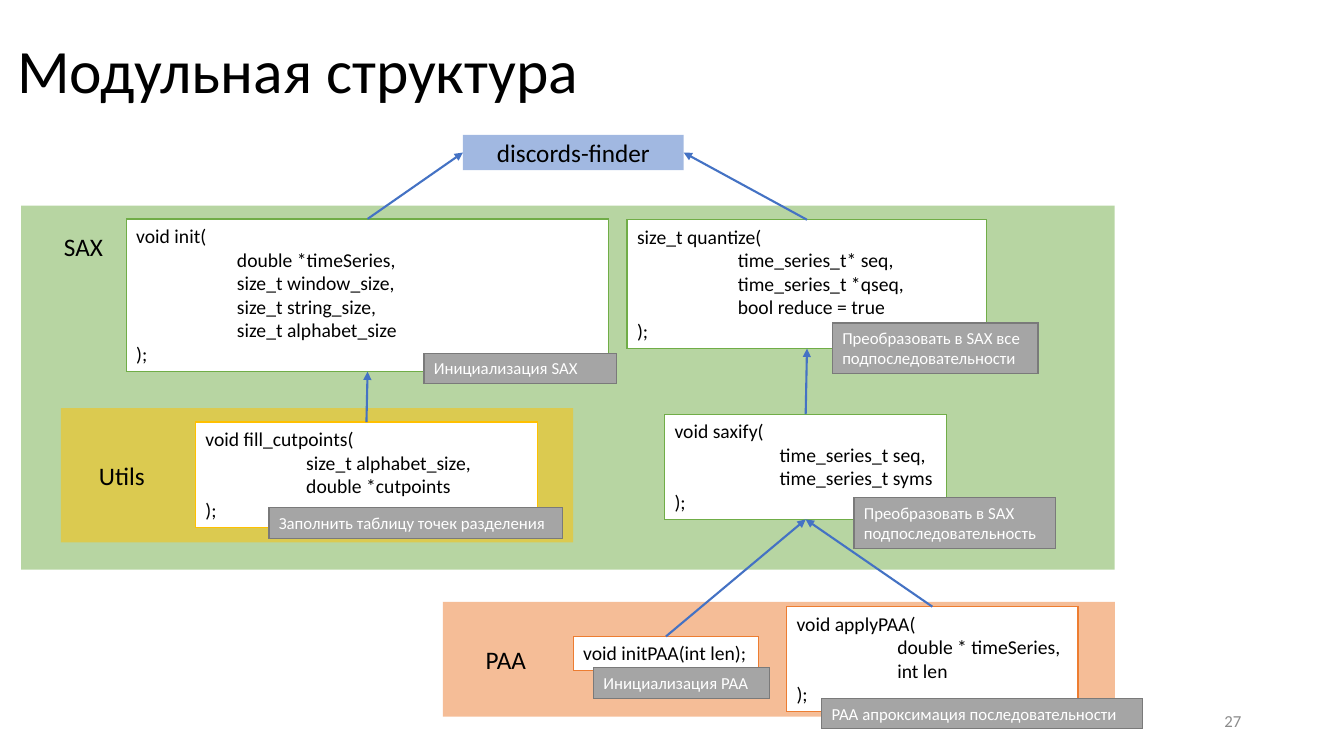
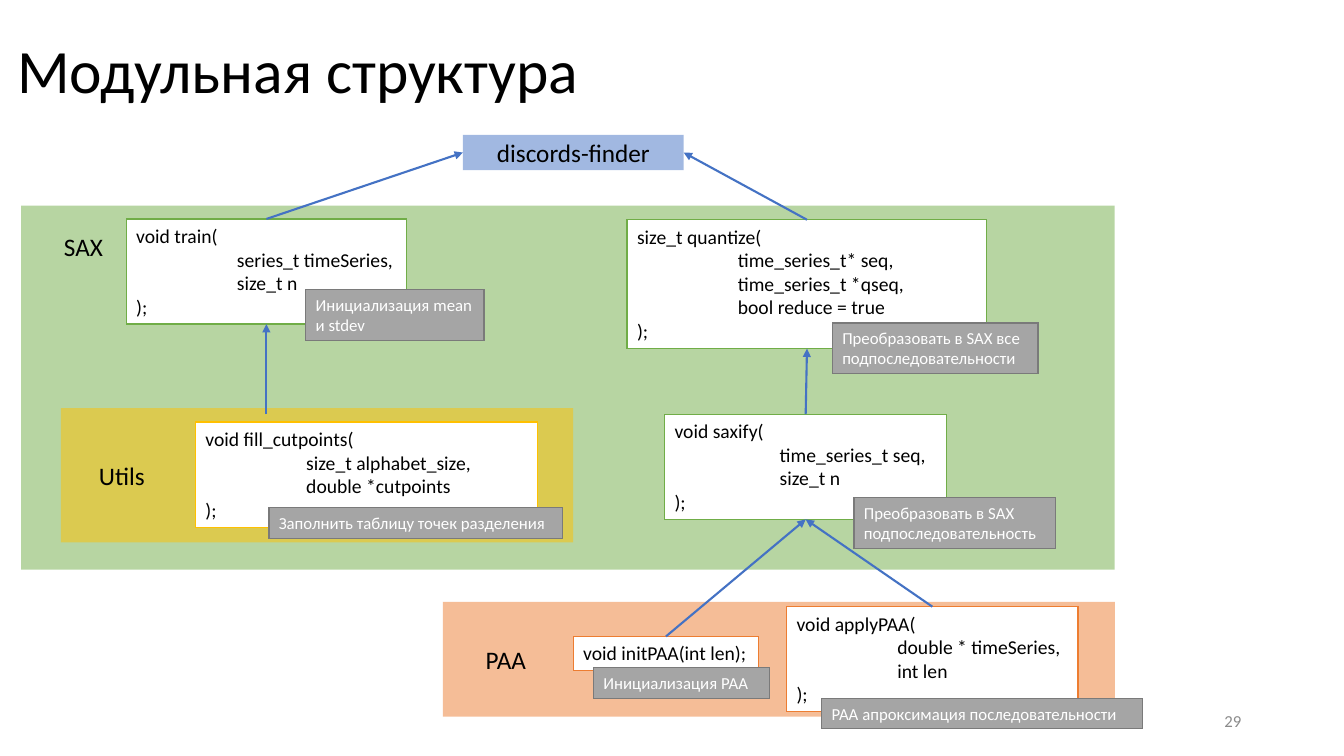
Before and after one commit to AVPGenium/discords_discovery, a slide deck: slide 29 of docs/алгоритм поиска диссонансов.pptx (slide 27 before the commit). Drawn at 1344x756 pixels with LibreOffice and Linux fonts; fonts in the diff are those of the drawing. Boxes give left, top, right and bottom in pixels: in the first picture for what was removed or moved away, otherwise in the second. Text is boxed around its words. In the diff, an @@ line names an element or a change of style, - is before the commit and + after.

```diff
--- a/docs/алгоритм поиска диссонансов.pptx
+++ b/docs/алгоритм поиска диссонансов.pptx
@@ arrow moved from (368, 219) - (463, 152) to (266, 219) - (463, 152) @@
@@ rectangle "void train(": place and size @@
-rectangle "void train(" at (126, 219, 609, 371)
+rectangle "void train(" at (126, 219, 406, 324)
@@ text in rectangle at (136, 229, 393, 293): text changed @@
-void init(
-double *timeSeries,
-size_t window_size,
-size_t string_size,
-size_t alphabet_size
+void train(
+series_t timeSeries,
+size_t n
@@ rectangle "Инициализация mean и stdev": place and size @@
-rectangle "Инициализация mean и stdev" at (424, 353, 617, 383)
+rectangle "Инициализация mean и stdev" at (306, 290, 484, 341)
@@ arrow moved from (367, 422) - (368, 372) to (266, 414) - (266, 325) @@
@@ text in rectangle at (316, 300, 472, 331): text changed @@
-Инициализация SAX
+Инициализация mean и stdev
@@ text in rectangle at (780, 471, 840, 488): text changed @@
-time_series_t syms
+size_t n
@@ page number at (1224, 716, 1241, 727): text changed @@
-27
+29
```
Also in this commit, not shown: 7 other slides changed, 3 slides added, 1 slide removed, 5 other files.
